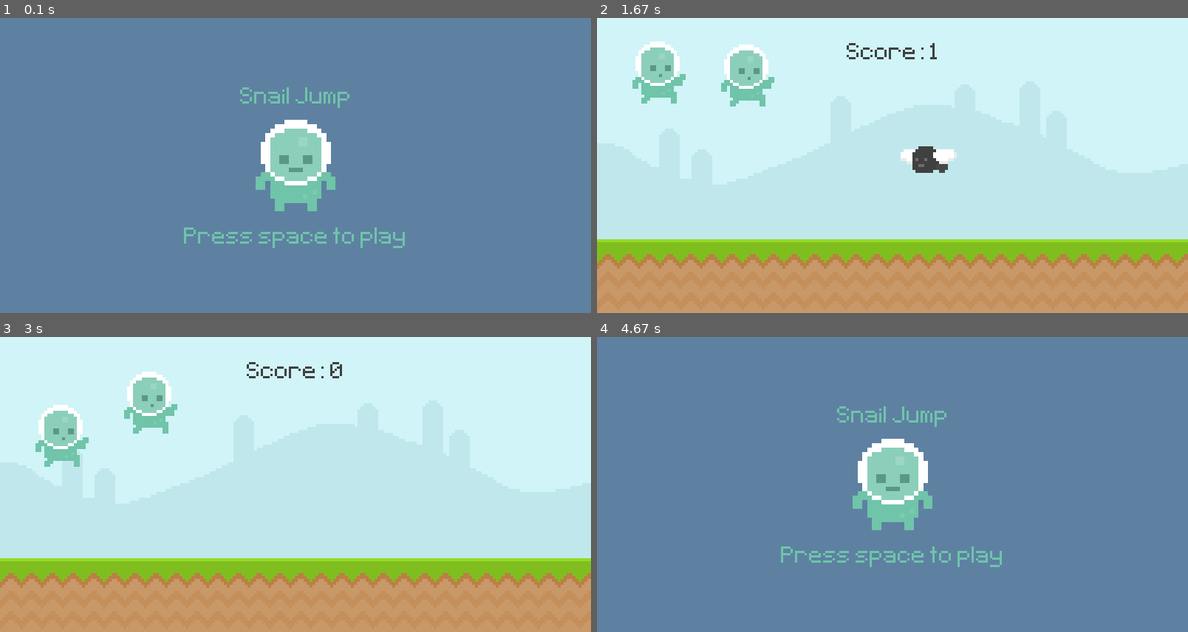
Above: before the commit, frames 1-4 (two rows, left to right).
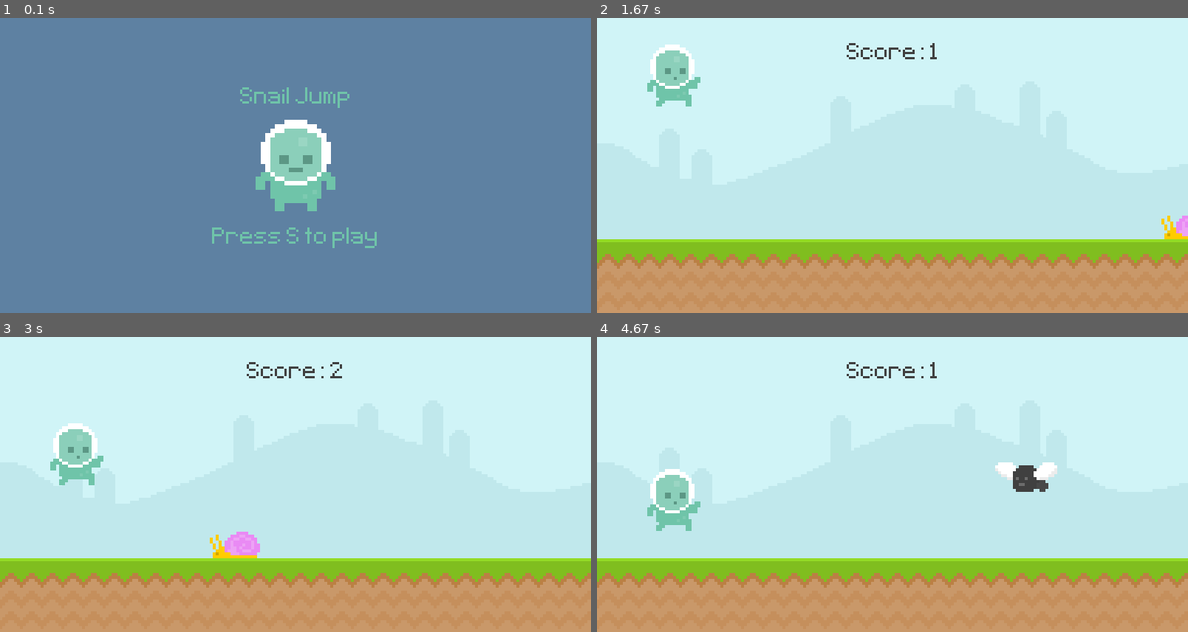
Above: after the commit, the same moments.

Repository: SJB7788/Project-1-3
Game: pygame game, started from Pygame 2nd Project/pygame2.py
Two runs of this game, one before a commit and one after it. Both use one fixed random seed, a clock stepped at 60 frames per second and the inputs below.
Inputs (mouse positions are in pixels of both pictures, inside the frame that each line leads up to):
- Up to frame 1 (0.1 s): no input
- Up to frame 2 (1.67 s): tap S at 0.33 s; tap Space at 0.67, 1.4 s; click (709, 121) at 1.05 s
- Up to frame 3 (3 s): tap Space at 1.7, 2.23, 2.57, 2.87 s; click (307, 384) at 1.88 s
- Up to frame 4 (4.67 s): tap S at 3.57 s; tap Space at 3.97, 4.3, 4.6 s

The runs differ from the first frame. In frame 1, 0.7% of the frame differs, in the area x 31-69%, y 71-78%; in frame 2, 3.5%; in frame 3, 3.8%; in frame 4, 100%, in the area x 0-100%, y 0-100%.

Commit message:
Update pygame2.py

Diff:
--- a/Pygame 2nd Project/pygame2.py
+++ b/Pygame 2nd Project/pygame2.py
@@ -1,4 +1,5 @@
 import random
+from secrets import choice
 import pygame
 from sys import exit
 from random import randint
@@ -14,7 +15,7 @@
         self.player_jump = pygame.image.load('Pygame 2nd Project/graphics/Player/jump.png')
 
         self.image = self.player_walk[self.player_index]
-        self.rect = self.image.get_rect(midbottom = (200, 300))
+        self.rect = self.image.get_rect(midbottom = (100, 300))
         self.gravity = 0
 
     def player_input(self):
@@ -45,12 +46,12 @@
 class Obstacle(pygame.sprite.Sprite):
     def __init__(self, type):
         super().__init__()
-
         if type == 'fly':
             fly_1 = pygame.image.load('Pygame 2nd Project/graphics/Fly/Fly1.png').convert_alpha()
             fly_2 = pygame.image.load('Pygame 2nd Project/graphics/Fly/Fly2.png').convert_alpha()
             self.frames = [fly_1, fly_2]
             y_pos = 210
+
         else:
             snail_1 = pygame.image.load('Pygame 2nd Project/graphics/snail/snail1.png').convert_alpha()
             snail_2 = pygame.image.load('Pygame 2nd Project/graphics/snail/snail2.png').convert_alpha()
@@ -69,7 +70,12 @@
 
     def update(self):
         self.animation_state()
-
+        self.rect.x -= OB_SPEED
+        self.destory()
+
+    def destory(self):
+        if self.rect.x <= -100:
+            self.kill()
 
 def display_score():
     time = int(pygame.time.get_ticks()/1000) - int(start_time/1000)
@@ -93,12 +99,12 @@
     else:
         return []
 
-def collisions(player, obstacles):
-    if obstacles:
-        for obstacle_rect in obstacles:
-            if player.colliderect(obstacle_rect):
-                return False
-    return True
+def collisions():
+    if pygame.sprite.spritecollide(player.sprite, obstacle_group, False):
+        obstacle_group.empty()
+        return False
+    else:
+        return True
 
 def player_animation():
     global player_surface, player_index
@@ -114,6 +120,8 @@
 #screen/window
 WIDTH = 800
 HEIGHT = 400
+OB_SPEED = 6
+SCORE_TALLY = 10
 screen = pygame.display.set_mode((WIDTH, HEIGHT))
 pygame.display.set_caption("Snail Jump")
 clock = pygame.time.Clock()
@@ -128,12 +136,8 @@
 
 obstacle_group = pygame.sprite.Group()
 
-
 sky_surface = pygame.image.load('Pygame 2nd Project/graphics/Sky.png').convert_alpha()
 ground_surface = pygame.image.load('Pygame 2nd Project/graphics/ground.png').convert_alpha()
-
-"""score_surface = test_font.render("TEST", False, (64, 64, 64))
-score_rect = score_surface.get_rect(center = (400, 50))"""
 
 # Enemy
 snail_frame_1 = pygame.image.load('Pygame 2nd Project/graphics/snail/snail1.png').convert_alpha()
@@ -167,12 +171,13 @@
 game_name = test_font.render('Snail Jump', False, (111, 196, 169))
 game_name_rect = game_name.get_rect(center = (400, 110))
 
-game_message = test_font.render('Press space to play', False, (111, 196, 169))
+game_message = test_font.render('Press S to play', False, (111, 196, 169))
 game_message_rect = game_message.get_rect(center = (400, 300))
 
+obstacle_rate = 1200
 # Timer
 obstacle_timer = pygame.USEREVENT + 1
-pygame.time.set_timer(obstacle_timer, 800)
+pygame.time.set_timer(obstacle_timer, obstacle_rate)
 
 snail_animation_timer = pygame.USEREVENT + 2
 pygame.time.set_timer(snail_animation_timer, 300)
@@ -196,11 +201,7 @@
                     player_gravity = - 20
 
             if event.type == obstacle_timer:
-                obstacle_group.add(Obstacle('fly'))
-                if randint(0, 2):
-                    obstacle_rect_list.append(snail_surface.get_rect(midbottom = (randint(900, 1100), 300)))
-                else:
-                    obstacle_rect_list.append(fly_surface.get_rect(midbottom = (randint(900, 1100), 210)))
+                obstacle_group.add(Obstacle(choice(['fly', 'snail', 'snail', 'snail'])))
 
             if event.type == snail_animation_timer:
                 if snail_frame_index == 0:
@@ -217,38 +218,32 @@
                 fly_surface = fly_frames[fly_frame_index]
         else:
             if event.type == pygame.KEYDOWN:
-                if event.key == pygame.K_SPACE and game_active == False:
+                if event.key == pygame.K_s and game_active == False:
                     game_active = True
                     start_time = pygame.time.get_ticks()
-
-
 
     # game
     if game_active:
         screen.blit(sky_surface, (0, 0))
         screen.blit(ground_surface, (0, 300))
-        """pygame.draw.rect(screen, '#c0e8ec', score_rect)
-        screen.blit(score_surface, score_rect)"""
         score = display_score()
 
-        #snail/enemy
-        """snail_rect.left -= 10
-        if snail_rect.right < 0:
-            snail_rect.left = 800
-        screen.blit(snail_surface, snail_rect)
-"""
-        #player
-        player_gravity += 1
-        player_rect.y += player_gravity
-        if player_rect.bottom >= 300:
-            player_rect.bottom = 300
-        player_animation()
-        screen.blit(player_surface, player_rect)
+        if int(score) >= SCORE_TALLY:
+            OB_SPEED += 10
+            SCORE_TALLY += 10
+            if SCORE_TALLY == 60:
+                OB_SPEED = 6
+            if SCORE_TALLY == 100:
+                break
+
+        #sprites
         player.draw(screen)
         player.update()
 
-        game_active = collisions(player_rect, obstacle_rect_list)
-        obstacle_rect_list = obstacle_movement(obstacle_rect_list)
+        obstacle_group.draw(screen)
+        obstacle_group.update()
+
+        game_active = collisions()
 
     # game over
     else:
@@ -261,7 +256,11 @@
         score_message = test_font.render(f'Your Score: {score}', False, (111, 196, 169))
         score_message_rect = score_message.get_rect(center = (400, 330))
 
+
         screen.blit(game_name, game_name_rect)
+
+        OB_SPEED = 6
+        SCORE_TALLY = 10
 
         if score == 0:
             screen.blit(game_message, game_message_rect)
